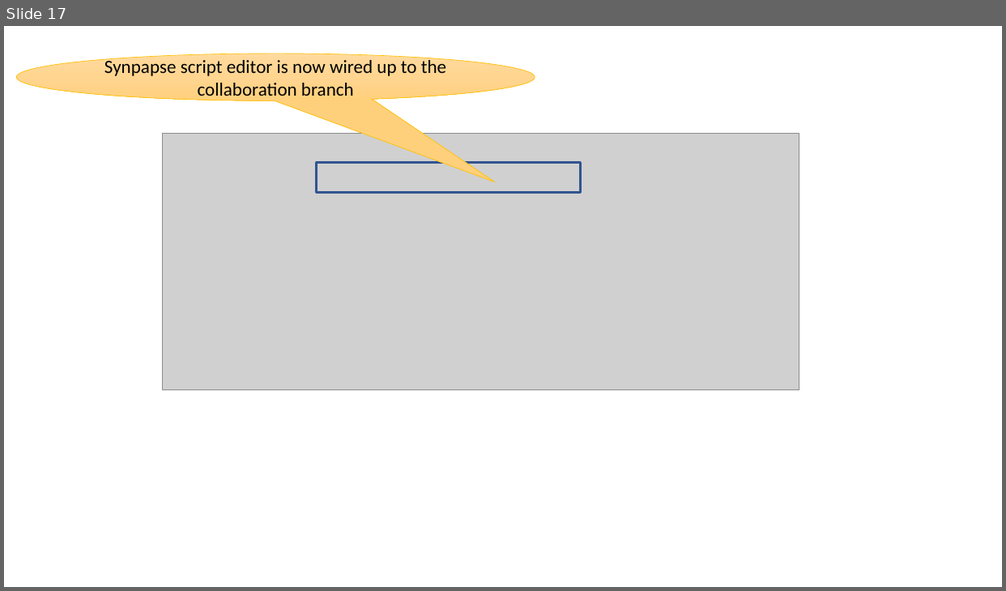
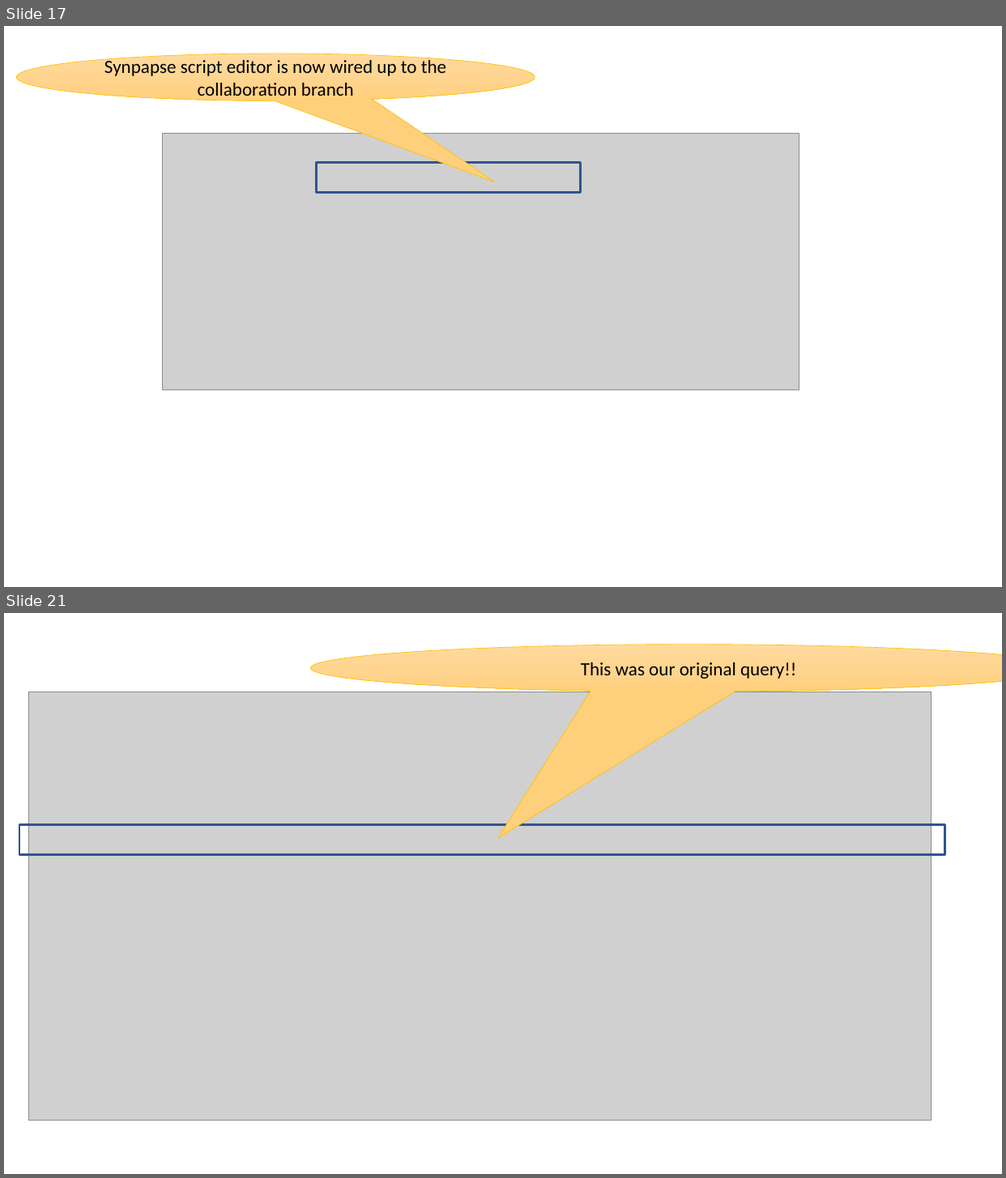
Before and after one commit to sdg002/AzureTrials, a slide deck: synapse-sqlviews-integrationtesting/docs/Synapse-Presentation1.pptx. Shown one above the other, each under a label of ours: slide 17 before the commit, slides 17 and 21 after it; the slides between them are not shown. The pictures are 1006x591 and 1006x1178 pixels, drawn with LibreOffice and Linux fonts; fonts in the diff are those of the drawing; grey boxes stand for pictures. Boxes give left, top, right and bottom in pixels: in the first picture for what was removed or moved away, otherwise in the second. Text is boxed around its words. In the diff, an @@ line names an element or a change of style, - is before the commit and + after.

```diff
--- a/synapse-sqlviews-integrationtesting/docs/Synapse-Presentation1.pptx
+++ b/synapse-sqlviews-integrationtesting/docs/Synapse-Presentation1.pptx
@@ slide 21 added at (4,613,1002,1174), background #FFFFFF @@
@@ speech bubble added at (311,645,1002,692), fill gradient #FFDB9E to #FFD590 to #FFD07C, outline #FFC000 0.5 pt, 18 pt, text #000000 @@
+This was our original query!!
@@ picture added at (28,692,931,1121) @@
@@ rectangle added at (19,825,946,855), outline #325491 2.25 pt @@
```
Also in this commit, not shown: 3 other slides added, 5 other files.
